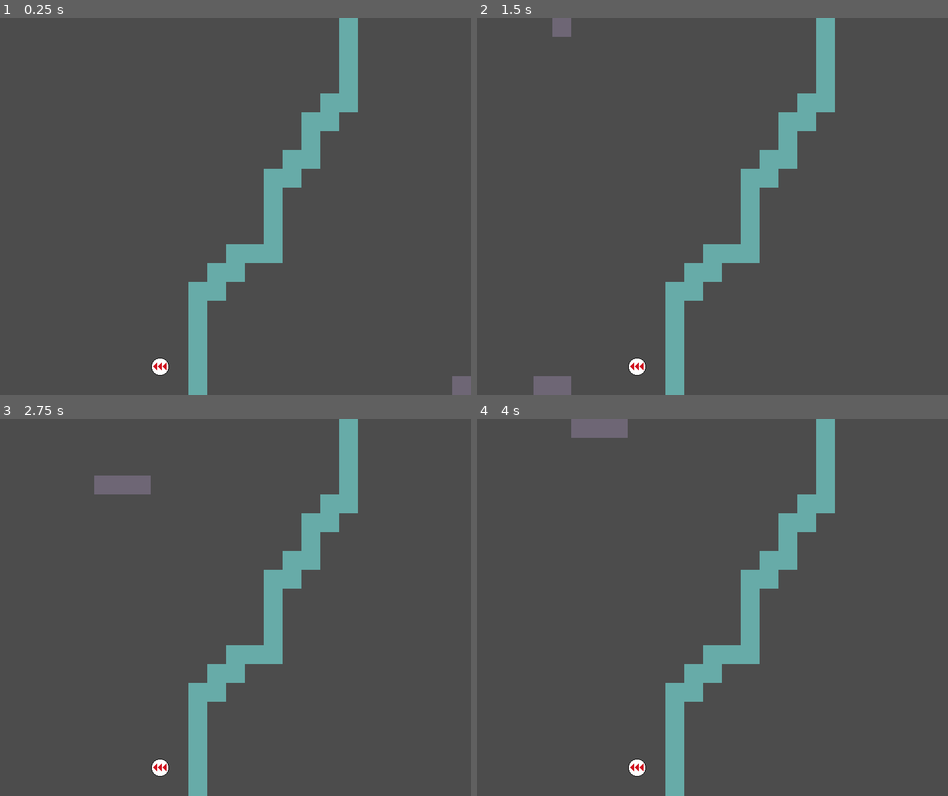
Above: before the commit, frames 1-4 (two rows, left to right).
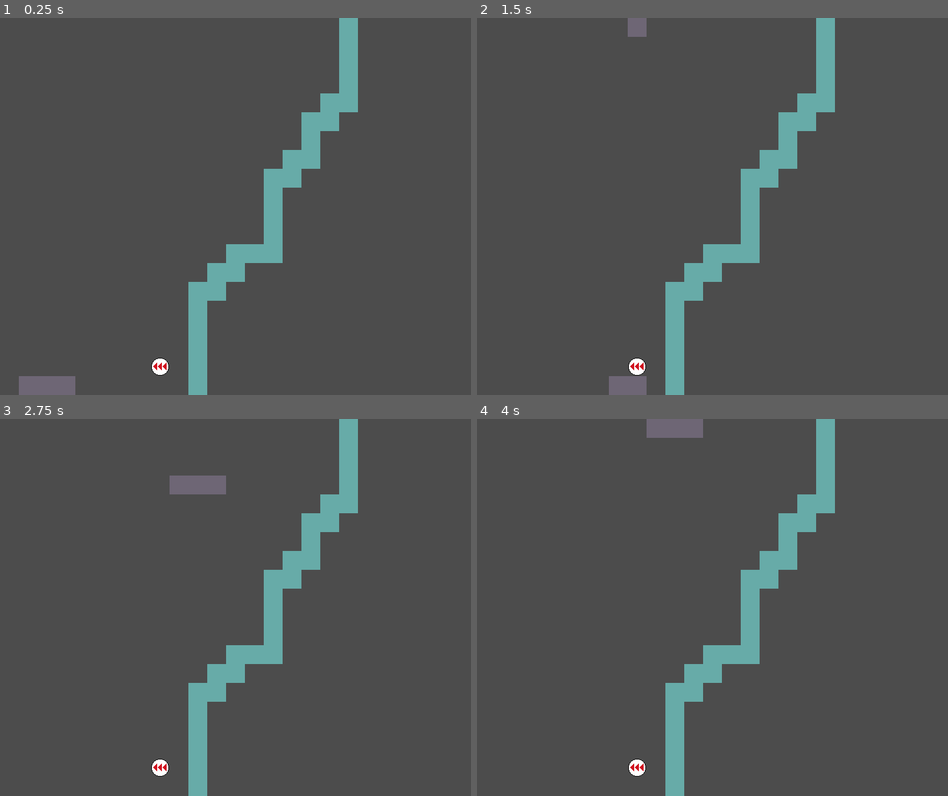
Above: after the commit, the same moments.

Repository: Robimy-gry/HackYeah
Game: Godot game, scene res://MainGame.tscn
The game is run twice, just before and just after one commit, with the same random seed, the same clock (stepped at 60 frames per second) and the same inputs.
Inputs:
- Up to frame 1 (0.25 s): no input
- Up to frame 2 (1.5 s): hold Right (ui_right) 0.53-1.28 s; hold Down (ui_down) from 1.28 s (still down)
- Up to frame 3 (2.75 s): release Down (ui_down) at 2.03 s; hold Right (ui_right) from 2.03 s (still down)
- Up to frame 4 (4 s): release Right (ui_right) at 2.78 s; hold Up (ui_up) 2.78-3.53 s; hold Left (ui_left) from 3.53 s (still down)

The runs differ from the first frame. In frame 1, 0.8% of the frame differs, in the area x 4-100%, y 95-100%; in frame 2, 1.2%, in the area x 12-36%, y 0-100%; in frame 3, 1.2%; in frame 4, 1.2%.

Commit message:
on touch snake kills himself

Diff:
--- a/MainGame.gd
+++ b/MainGame.gd
@@ -2,17 +2,20 @@
 
 const PLAYER = 0
 const BORDER = 1
-const POWERUP = 2
 const MAP_WIDTH = 25
 const MAP_HEIGHT = 20
 const POWERUP_TYPES = ["SPEED_UP", "LIFE", "TELEPORT", "SPEED_DOWN"]
 var borders = []
 var powerup
 var player_body = []
-var player_direction = Vector2(1,0)
-var add_life = false
+var start_player_direction = Vector2(1,0)
+var player_direction = start_player_direction
 var teleport = false
 var teleport_pos
+var border_eaten
+var player_lives = 3
+var start_player_position = []
+var game_over = false
 
 
 func _ready():
@@ -24,7 +27,9 @@
 
 
 func get_start_positions():
-	player_body = $Elements.get_used_cells_by_id(0)
+	for element in $Elements.get_used_cells_by_id(0):
+		start_player_position.push_front(element)
+	player_body = start_player_position
 	borders =$Elements.get_used_cells_by_id(1)
 
 func place_powerup():
@@ -38,7 +43,7 @@
 		y = randi() % MAP_HEIGHT
 		if $Elements.get_cell(x,y) == -1:
 			powerup["position"] = Vector2(x,y)
-			powerup["type"] = randi() % len(POWERUP_TYPES)
+			powerup["type"] = randi() % POWERUP_TYPES.size()
 			powerup["tile"] = powerup["type"] + 2
 			print(POWERUP_TYPES[powerup["type"]], ": position = ({x}, {y})".format({"x": x, "y": y}))
 			valid_point = true
@@ -60,9 +65,9 @@
 func move_player():
 	delete_tiles(PLAYER)
 	var body_copy
-	if add_life:
+	if border_eaten:
 		body_copy = player_body.slice(0, player_body.size() - 1)
-		add_life = false
+		border_eaten = false
 	else:
 		body_copy = player_body.slice(0, player_body.size() - 2)
 	var new_head = body_copy[0] + player_direction
@@ -95,6 +100,7 @@
 	for border in borders:
 		if border == player_body[0]:
 			indexes.push_front(counter)
+			border_eaten = true
 		counter += 1
 	for index in indexes:
 		borders.remove(index)
@@ -107,7 +113,8 @@
 
 func activate_powerup(powerup):
 	if POWERUP_TYPES[powerup["type"]] == "LIFE":
-		add_life = true
+		player_lives += 1
+		print("Current player lives: ", player_lives)
 	elif POWERUP_TYPES[powerup["type"]] in ["SPEED_UP", "SPEED_DOWN"]:
 		$PowerupTimer.stop()
 		$PowerupTimer.stop()
@@ -133,6 +140,19 @@
 	return Vector2(x,y)
 
 
+func check_game_over():
+	var head = player_body[0]
+	for block in player_body.slice(1, player_body.size() - 1):
+		if block == head:
+			reset()
+
+func reset():
+	player_lives -= 1
+	player_body = start_player_position
+	player_direction = start_player_direction
+	if player_lives <= 0: game_over = true
+
+
 
 func _on_PlayerMovementTimer_timeout() -> void:
 	move_player()
@@ -145,3 +165,7 @@
 
 func _on_PowerupTimer_timeout() -> void:
 	$PlayerMovementTimer.wait_time = 0.2
+
+
+func _process(delta):
+	check_game_over()
--- a/MainGame.tscn
+++ b/MainGame.tscn
@@ -161,7 +161,7 @@
 tile_set = SubResource( 7 )
 cell_size = Vector2( 32, 32 )
 format = 1
-tile_data = PoolIntArray( 18, 1, 0, 65554, 1, 0, 131090, 1,  …(303 unchanged characters)… 6, 1, 0, 1114122, 1, 0, 1179658, 1, 0, 1310717, 0, 0, 1310718, 0, 0, 1310719, 0, 0, 1245194, 1, 0 )
+tile_data = PoolIntArray( 18, 1, 0, 65554, 1, 0, 131090, 1,  …(303 unchanged characters)… 6, 1, 0, 1114122, 1, 0, 1179658, 1, 0, 1245184, 0, 0, 1245185, 0, 0, 1245186, 0, 0, 1245194, 1, 0 )
 
 [node name="PlayerMovementTimer" type="Timer" parent="."]
 wait_time = 0.2
Not shown: 3 places in MainGame.tscn that only renumber resources
